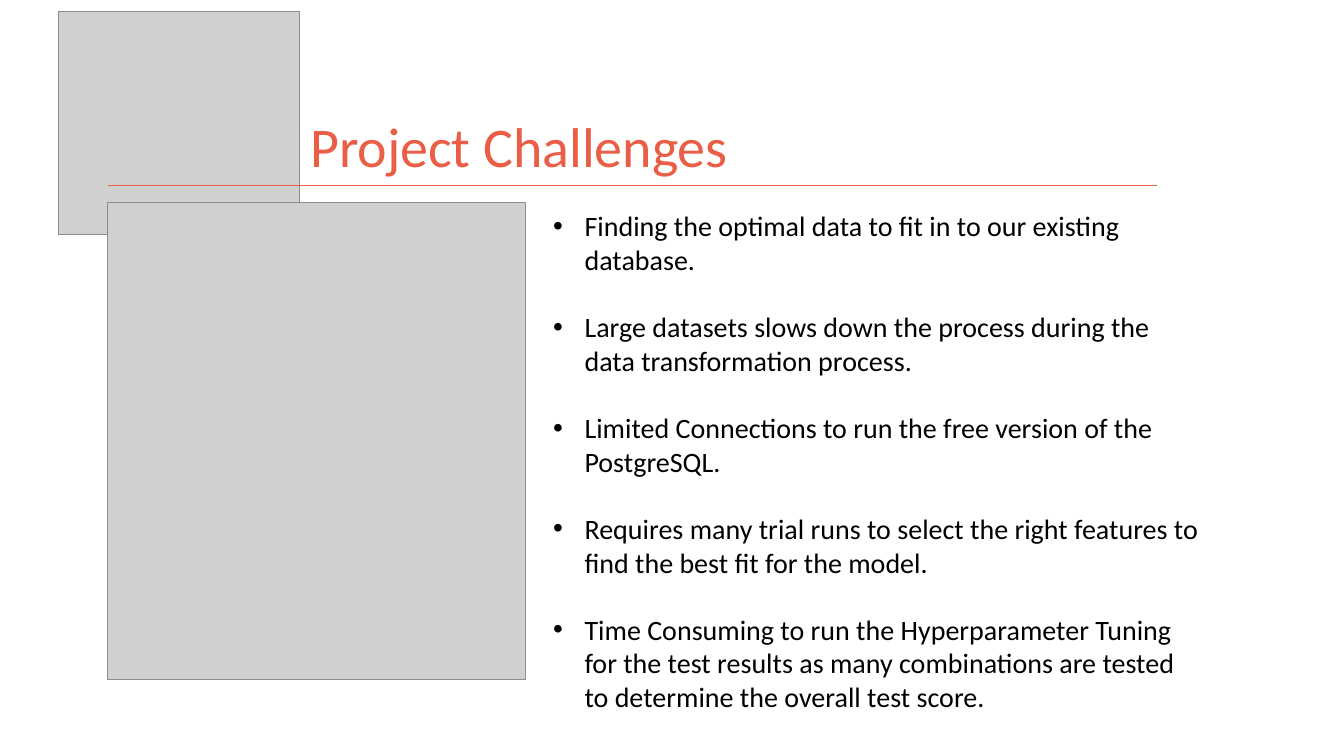
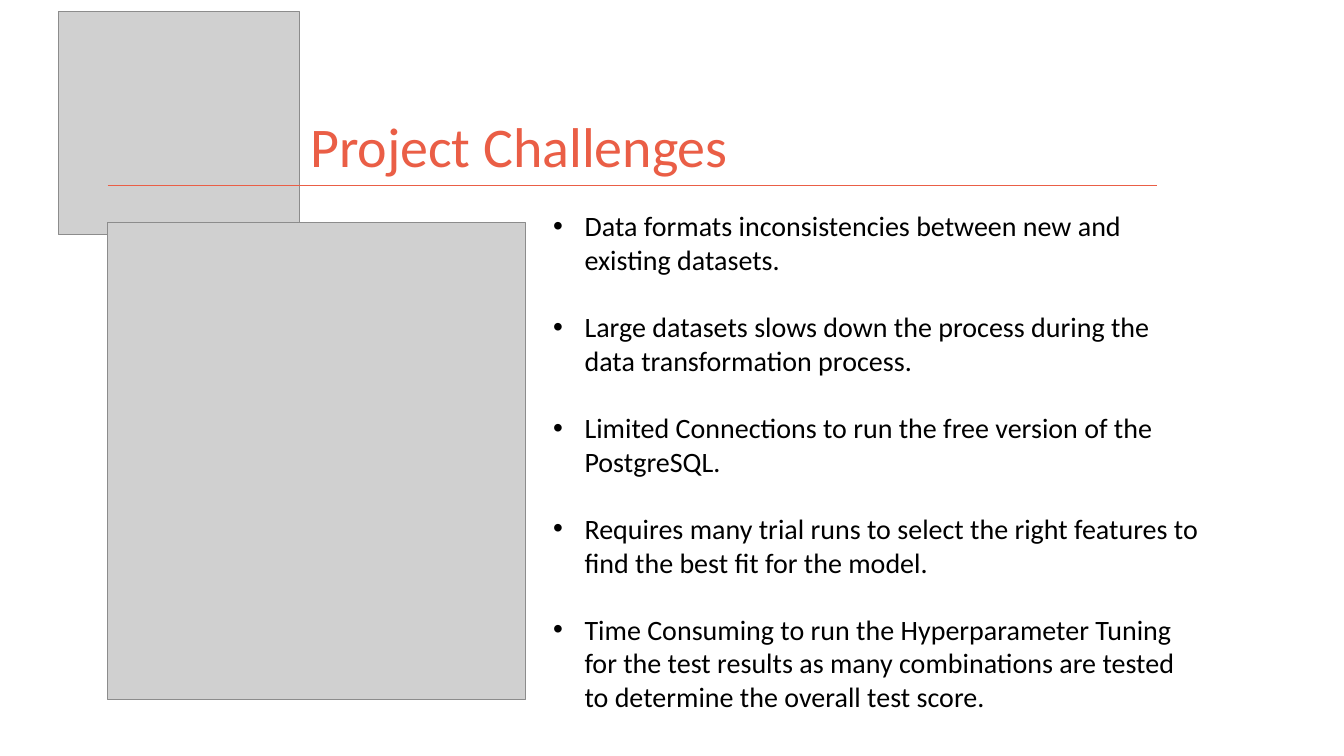
Before and after one commit to kman4/AirbnbPredictions, a slide deck: slide 21 of Airbnb Price Predictions (Model).pptx (slide 6 before the commit). Drawn at 1344x756 pixels with LibreOffice and Linux fonts; fonts in the diff are those of the drawing; grey boxes stand for pictures. Boxes give left, top, right and bottom in pixels: in the first picture for what was removed or moved away, otherwise in the second. Text is boxed around its words. In the diff, an @@ line names an element or a change of style, - is before the commit and + after.

```diff
--- a/Airbnb Price Predictions (Model).pptx
+++ b/Airbnb Price Predictions (Model).pptx
@@ picture: place and size @@
-picture at <box>108,203,526,680</box>
+picture at <box>108,223,526,700</box>
@@ text at <box>585,216,1121,275</box>: text changed @@
-• Finding the optimal data to fit in to our existing database.
+• Data formats inconsistencies between new and existing datasets.
```
Also in this commit, not shown: 5 other slides changed.
